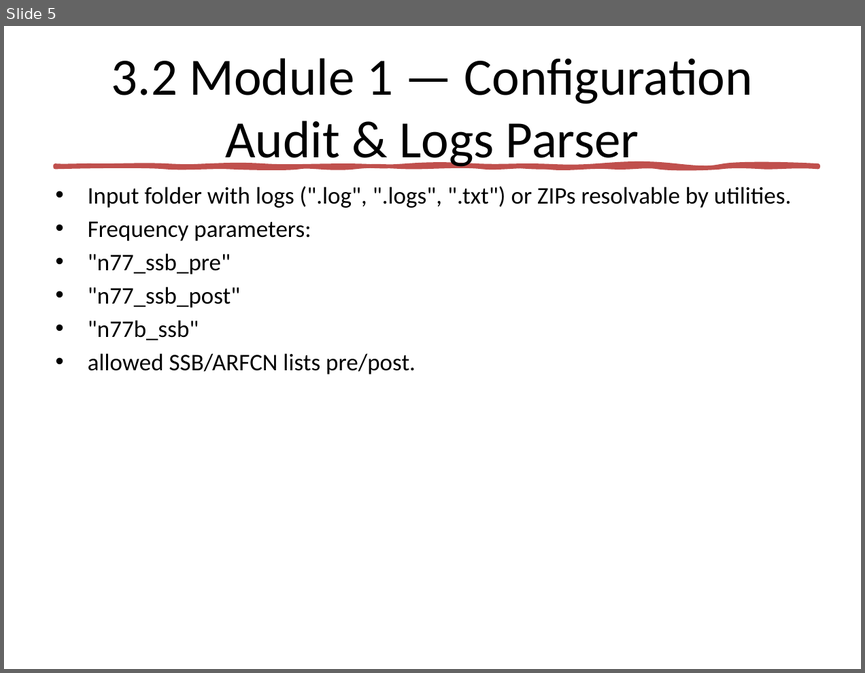
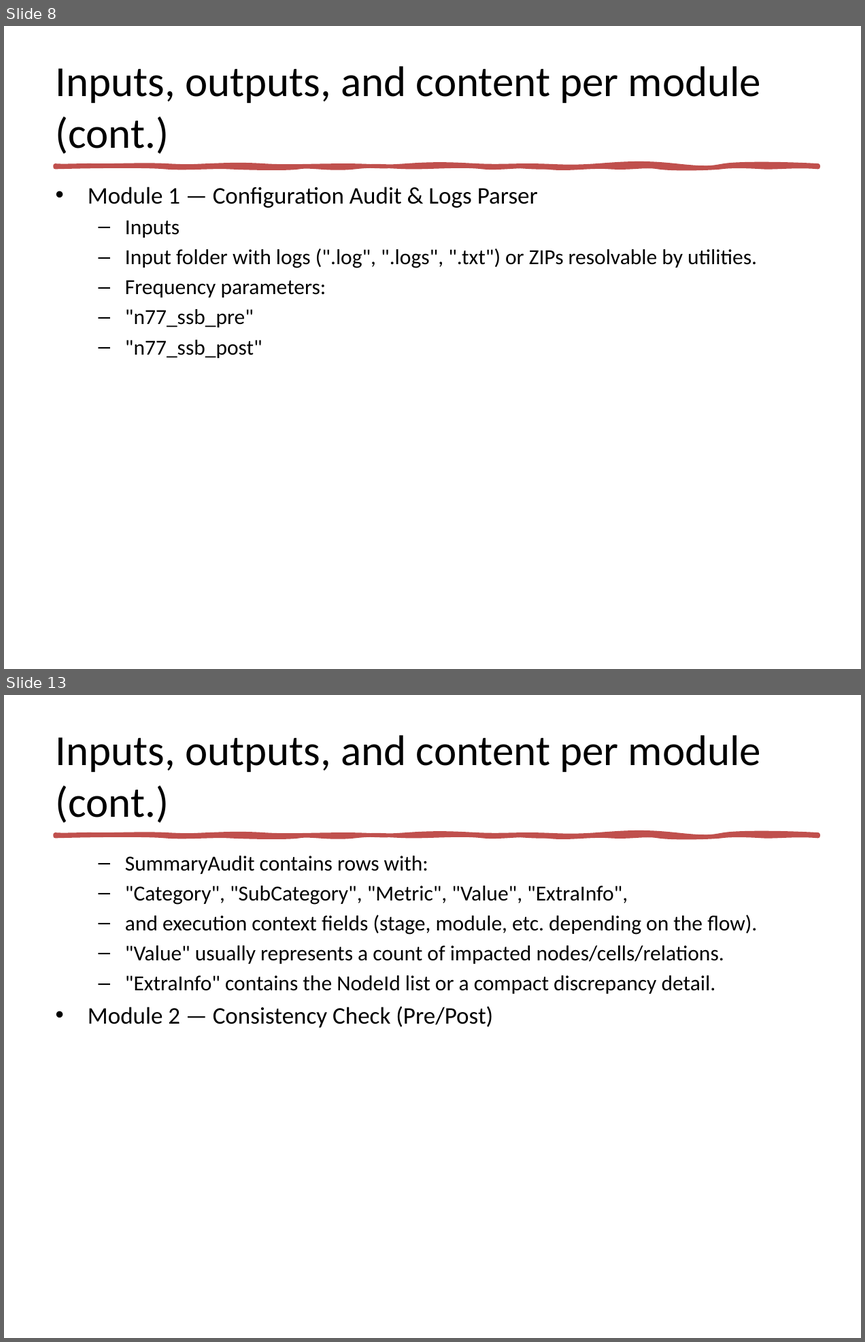
Before and after one commit to jaimetur/SSB_RetuningAutomations, a slide deck: help/SSB-Retuning-Automations-User-Guide-v0.7.1.pptx. Shown one above the other, each under a label of ours: slide 5 before the commit, slides 8 and 13 after it; the slides between them are not shown. The pictures are 865x673 and 865x1342 pixels, drawn with LibreOffice and Linux fonts; fonts in the diff are those of the drawing. Boxes give left, top, right and bottom in pixels: in the first picture for what was removed or moved away, otherwise in the second. Text is boxed around its words. In the diff, an @@ line names an element or a change of style, - is before the commit and + after.

```diff
--- a/help/SSB-Retuning-Automations-User-Guide-v0.7.1.pptx
+++ b/help/SSB-Retuning-Automations-User-Guide-v0.7.1.pptx
@@ slide 13 added at (4,695,861,1338), background #FFFFFF; not listed: 1 template element that a slide beside it also shows @@
@@ title added at (56,735,761,823), 36 pt, text #000000 @@
+Inputs, outputs, and content per module (cont.)
@@ text added at (88,855,757,1028), 18 pt, text #000000 @@
+  – SummaryAudit contains rows with:
+  – "Category", "SubCategory", "Metric", "Value", "ExtraInfo",
+  – and execution context fields (stage, module, etc. depending on the flow).
+  – "Value" usually represents a count of impacted nodes/cells/relations.
+  – "ExtraInfo" contains the NodeId list or a compact discrepancy detail.
+• Module 2 — Consistency Check (Pre/Post)
@@ what was slide 5 is now slide 8 @@
@@ slide 8 changed as well @@
@@ title at (56,66,761,154): text changed; size 44 to 36 pt @@
-3.2 Module 1 — Configuration Audit & Logs Parser
+Inputs, outputs, and content per module (cont.)
@@ text at (88,186,538,237): paragraphs added @@
+• Module 1 — Configuration Audit & Logs Parser
+  – Inputs
@@ text at (125,248,757,358): size 20 to 18 pt in "Input folder with logs (".log", ".logs", ".txt") ...", "Frequency parameters:", ""n77_ssb_pre"", ""n77_ssb_post""; bullet • to –; list level 1 to 2 in "Input folder with logs (".log", ..."; list level 1 to 2 in "Frequency parameters:"; list level 1 to 2 in ""n77_ssb_pre""; list level 1 to 2 in ""n77_ssb_post"" @@
@@ text at (88,320,415,374): paragraphs removed @@
-• "n77b_ssb"
-• allowed SSB/ARFCN lists pre/post.
```
Also in this commit, not shown: 6 other slides changed, 33 other slides added, 1 slide removed, 5 other files.
